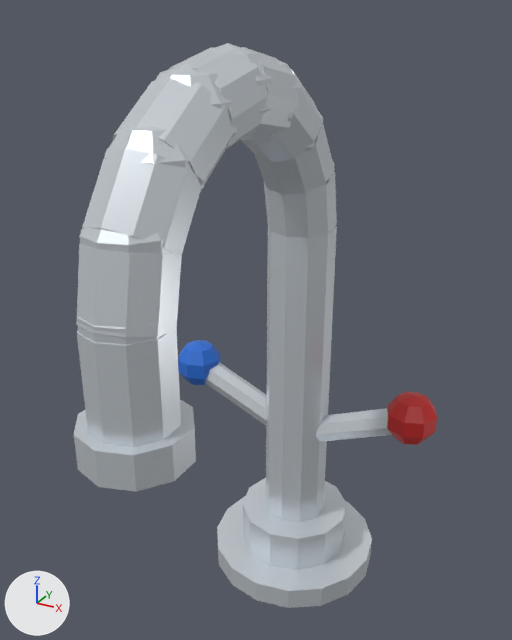
A saved change to the glTF model game/assets/models/sink_tap.glb.
One viewpoint serves both versions: a 50 mm lens placed at (5.88, -10.31, 12.29), pointed at (-0.03, 0.44, 6.92). The axes (+X, +Y, +Z) are drawn at lower left. The lights are the same throughout. The first picture is the older version. Vertices at exactly the same position are counted once.

The first picture shows 'SinkTap'.
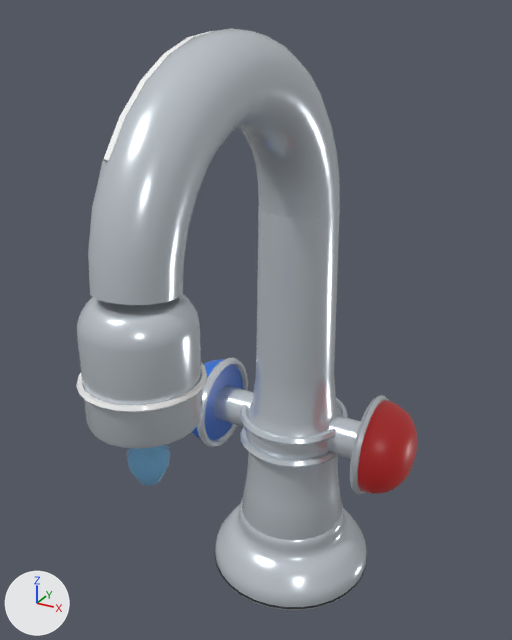
Boxes (x1, y1, x2, y2) around the edits, measured in the pictures (512 x 640 px):
'SinkTap', reshaped
    before: (74, 43, 437, 608)
    after: (76, 28, 418, 610)
part 1 of me_sinktap, added
    after: (240, 426, 337, 468)
part 2 of me_sinktap, added
    after: (240, 398, 348, 446)
part 3 of me_sinktap, added
    after: (214, 385, 253, 427)
part 4 of me_sinktap, added
    after: (197, 358, 248, 448)
part 5 of me_sinktap, added
    after: (328, 415, 361, 459)
part 6 of me_sinktap, added
    after: (350, 395, 389, 495)
part 7 of me_sinktap, rebuilt
    before: (217, 496, 372, 608)
    after: (215, 546, 367, 609)
part 8 of me_sinktap, rebuilt
    before: (242, 477, 346, 570)
    after: (215, 498, 367, 610)
part 9 of me_sinktap, rebuilt (40% wider, 13% taller)
    before: (266, 226, 337, 522)
    after: (242, 207, 342, 541)
part 10 of me_sinktap, rebuilt
    before: (77, 329, 181, 447)
    after: (77, 293, 203, 449)
part 11 of me_sinktap, added
    after: (192, 359, 243, 440)
part 12 of me_sinktap, added
    after: (358, 400, 418, 494)
part 13 of me_sinktap, added
    after: (88, 28, 340, 305)
part 14 of me_sinktap, added
    after: (76, 362, 207, 413)
part 15 of me_sinktap, added
    after: (126, 444, 170, 486)
part 16 of me_sinktap, added
    after: (103, 31, 213, 162)
part 17 of me_sinktap, reshaped
    before: (74, 43, 437, 492)

Edits to the bpy script that builds the scene:
```text
Change me_sinktap:
    remove me_sinktap.from_pydata(...)  # 754 vertices, 1404 faces; spans x -3.12..3.12, y -4.2..4.2, z 0.0..11.81
    add me_sinktap.from_pydata(...)  # 3840 vertices, 7590 faces; spans x -2.79..2.79, y -4.01..4.01, z 0.0..12.02
    me_sinktap part 1: a new loose piece, a torus around z (ring radius 1.12, tube radius 0.09) spanning x -1.21..1.21, y 0.93..3.35, z 3.33..3.51, in mat_tapchrome (white #d7dfe6)
    me_sinktap part 2: a new loose piece, a torus around z (ring radius 1.12, tube radius 0.09) spanning x -1.21..1.21, y 0.93..3.35, z 3.89..4.07, in mat_tapchrome (white #d7dfe6)
    me_sinktap part 3: a new loose piece, a 14-sided cylinder along x spanning x -1.9..-0.7, y 1.73..2.55, z 3.33..4.17, in mat_tapchrome (white #d7dfe6)
    me_sinktap part 4: a new loose piece, a torus around x (ring radius 1.0, tube radius 0.09) spanning x -1.94..-1.76, y 1.05..3.23, z 2.66..4.84, in mat_tapchrome (white #d7dfe6)
    me_sinktap part 5: a new loose piece, a 14-sided cylinder along x spanning x 0.7..1.9, y 1.73..2.55, z 3.33..4.17, in mat_tapchrome (white #d7dfe6)
    me_sinktap part 6: a new loose piece, a torus around x (ring radius 1.0, tube radius 0.09) spanning x 1.76..1.94, y 1.05..3.23, z 2.66..4.84, in mat_tapchrome (white #d7dfe6)
    me_sinktap part 7: the loose piece of 32 vertices spanning x -1.9..1.9, y 0.4..4.2, z 0.0..0.5 is rebuilt with 160 vertices and now spans x -1.87..1.86, y 0.27..4.01, z 0.02..0.15, in mat_tapdark (black #22262b)
    me_sinktap part 8: the loose piece of 24 vertices spanning x -1.25..1.25, y 1.05..3.55, z 0.5..1.4 is rebuilt with 642 vertices and now spans x -1.85..1.85, y 0.29..3.99, z 0.0..1.5
    me_sinktap part 9: the loose piece of 20 vertices spanning x -0.67..0.67, y 1.6..3.0, z 0.8..8.3 is rebuilt with 731 vertices and now spans x -1.2..1.2, y 0.95..3.34, z 1.4..9.5
    me_sinktap part 10: the loose piece of 20 vertices spanning x -0.67..0.67, y -4.0..-2.6, z 6.6..8.3 is rebuilt with 218 vertices and now spans x -0.86..0.86, y -3.92..-2.2, z 6.65..8.6
    me_sinktap part 11: a new loose piece of 386 vertices spanning x -2.79..-1.85, y 1.14..3.14, z 2.75..4.75, in mat_tapblue (blue #2a6fd6)
    me_sinktap part 12: a new loose piece of 386 vertices spanning x 1.85..2.79, y 1.14..3.14, z 2.75..4.75, in mat_tapred (red #d62a2a)
    me_sinktap part 13: a new loose piece of 272 vertices spanning x -0.8..0.8, y -3.69..2.94, z 8.62..12.02, in mat_tapchrome (white #d7dfe6)
    me_sinktap part 14: a new loose piece of 120 vertices spanning x -0.95..0.94, y -4.01..-2.11, z 7.3..7.4, in mat_tapshine (white #ffffff)
    me_sinktap part 15: a new loose piece of 62 vertices spanning x -0.34..0.34, y -3.4..-2.72, z 5.45..6.73, in mat_tapwater (blue #7cc4f2)
    me_sinktap part 16: a new loose piece of 57 vertices spanning x -0.35..-0.21, y -3.15..2.3, z 10.42..11.98, in mat_tapshine (white #ffffff)
    me_sinktap part 17: 658 vertices removed from x -3.12..3.12, y -4.2..2.99, z 3.32..11.81; 12 vertices added at x -0.48..-0.36, y 1.47..1.71, z 4.6..7.9
    other edits to the shape of me_sinktap do not show in these pictures
    add me_sinktap.materials.append(mat_tapdark)  # black #22262b
    add me_sinktap.materials.append(mat_tapshine)  # white #ffffff
    add me_sinktap.materials.append(mat_tapwater)  # blue #7cc4f2
```
